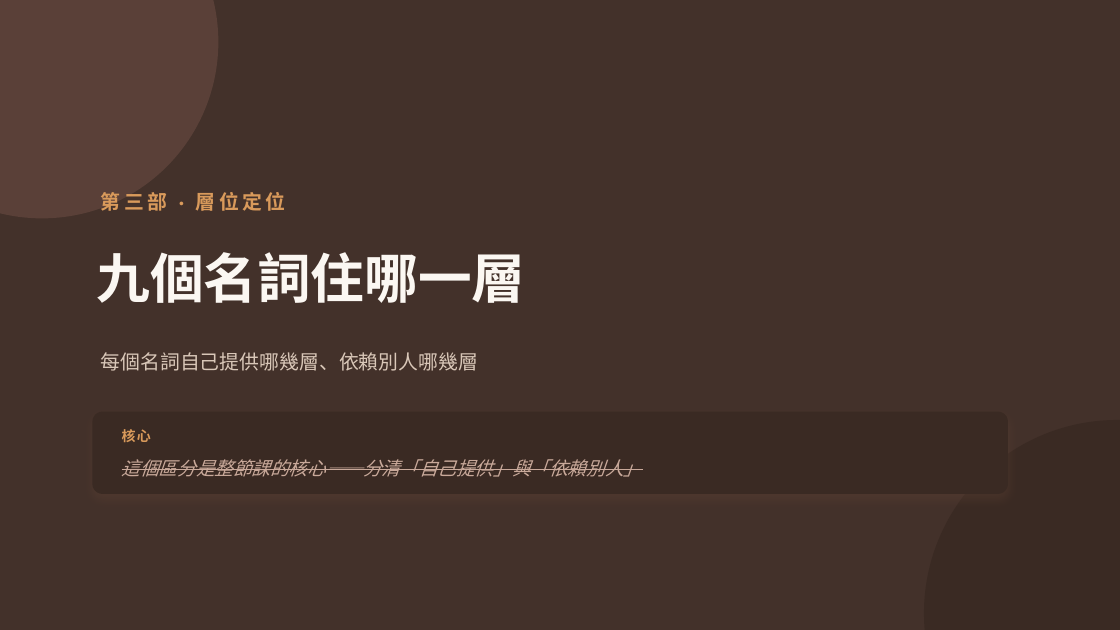
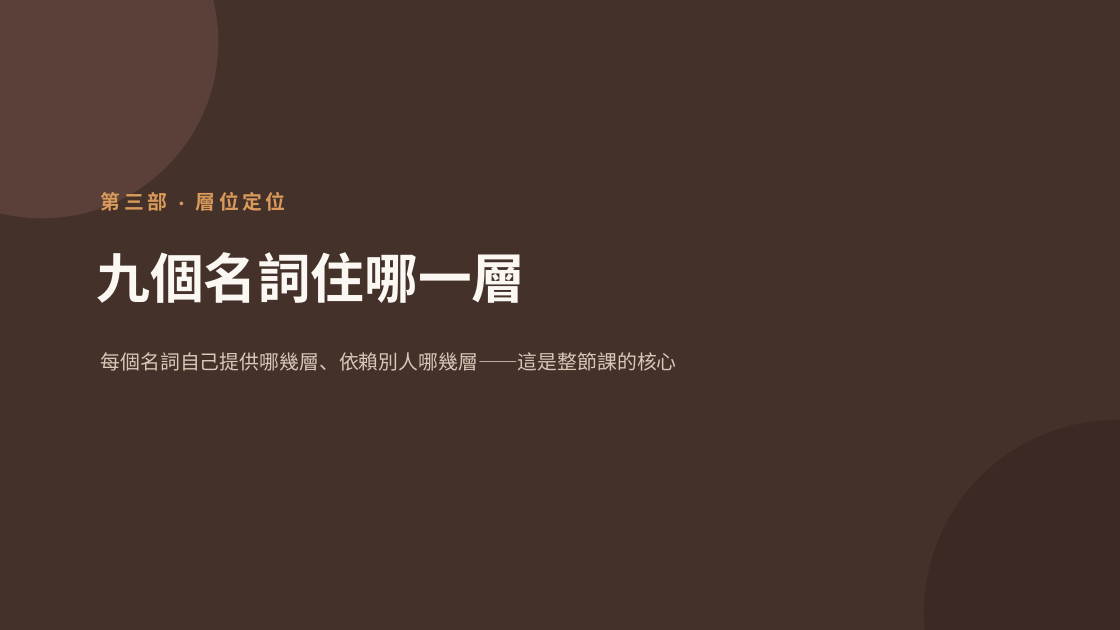
Before and after one commit to winson3QQ/Radio-Advanced, a slide deck: slide 8 of 投影片/進階無線電_第二節_無線科技分層解析.pptx (slide 9 before the commit). Drawn at 1120x630 pixels with LibreOffice and Linux fonts; fonts in the diff are those of the drawing. Boxes give left, top, right and bottom in pixels: in the first picture for what was removed or moved away, otherwise in the second. Text is boxed around its words. In the diff, an @@ line names an element or a change of style, - is before the commit and + after.

```diff
--- a/投影片/進階無線電_第二節_無線科技分層解析.pptx
+++ b/投影片/進階無線電_第二節_無線科技分層解析.pptx
@@ text at bbox=[101, 352, 677, 371]: text changed @@
-每個名詞自己提供哪幾層、依賴別人哪幾層
+每個名詞自己提供哪幾層、依賴別人哪幾層——這是整節課的核心
@@ rounded rectangle removed at bbox=[92, 412, 1008, 494] @@
@@ text removed at bbox=[122, 429, 151, 442] @@
-核心
@@ text removed at bbox=[122, 459, 643, 477] @@
-這個區分是整節課的核心——分清「自己提供」與「依賴別人」
```
Also in this commit, not shown: 23 other slides changed, 1 slide added, 2 slides removed.
